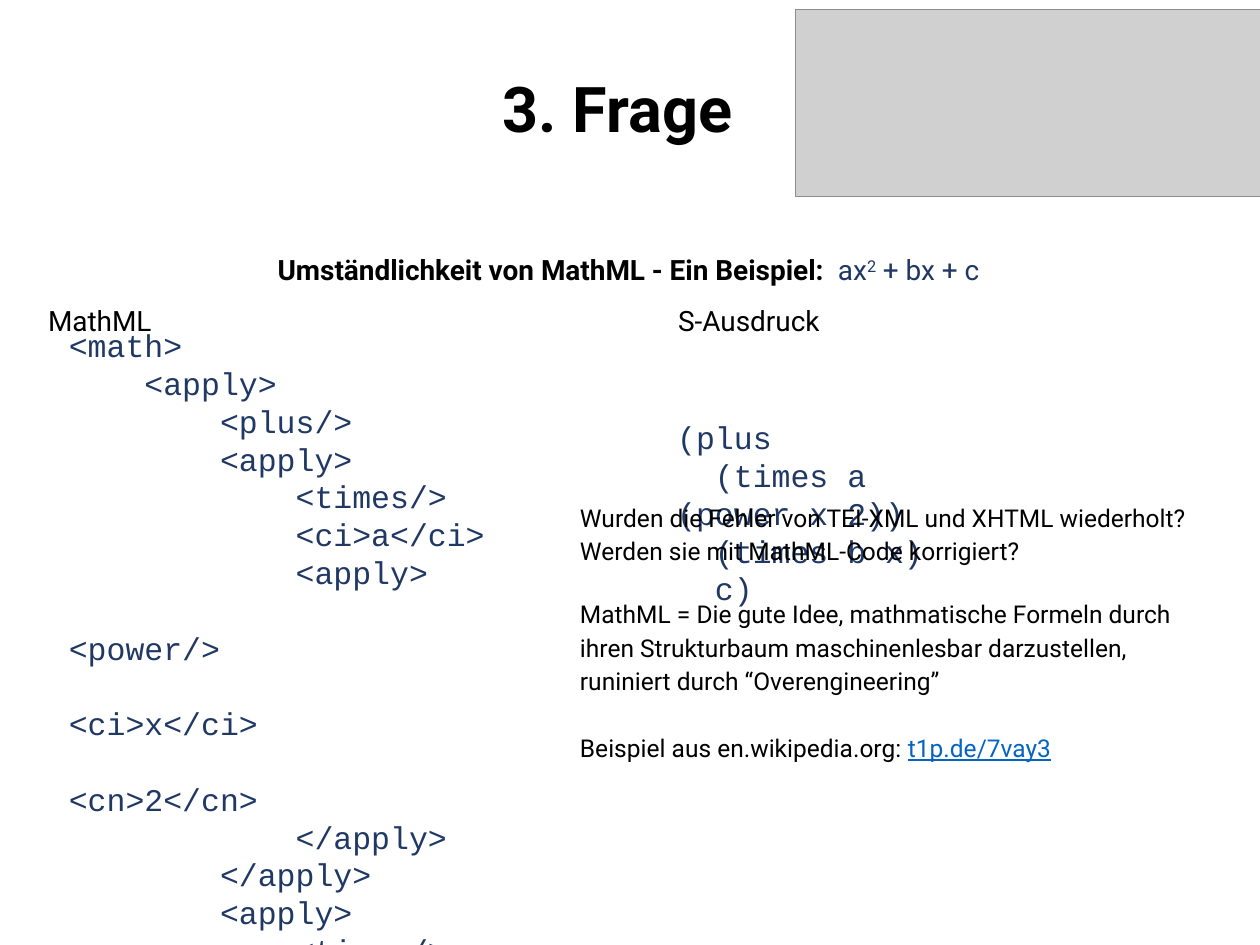
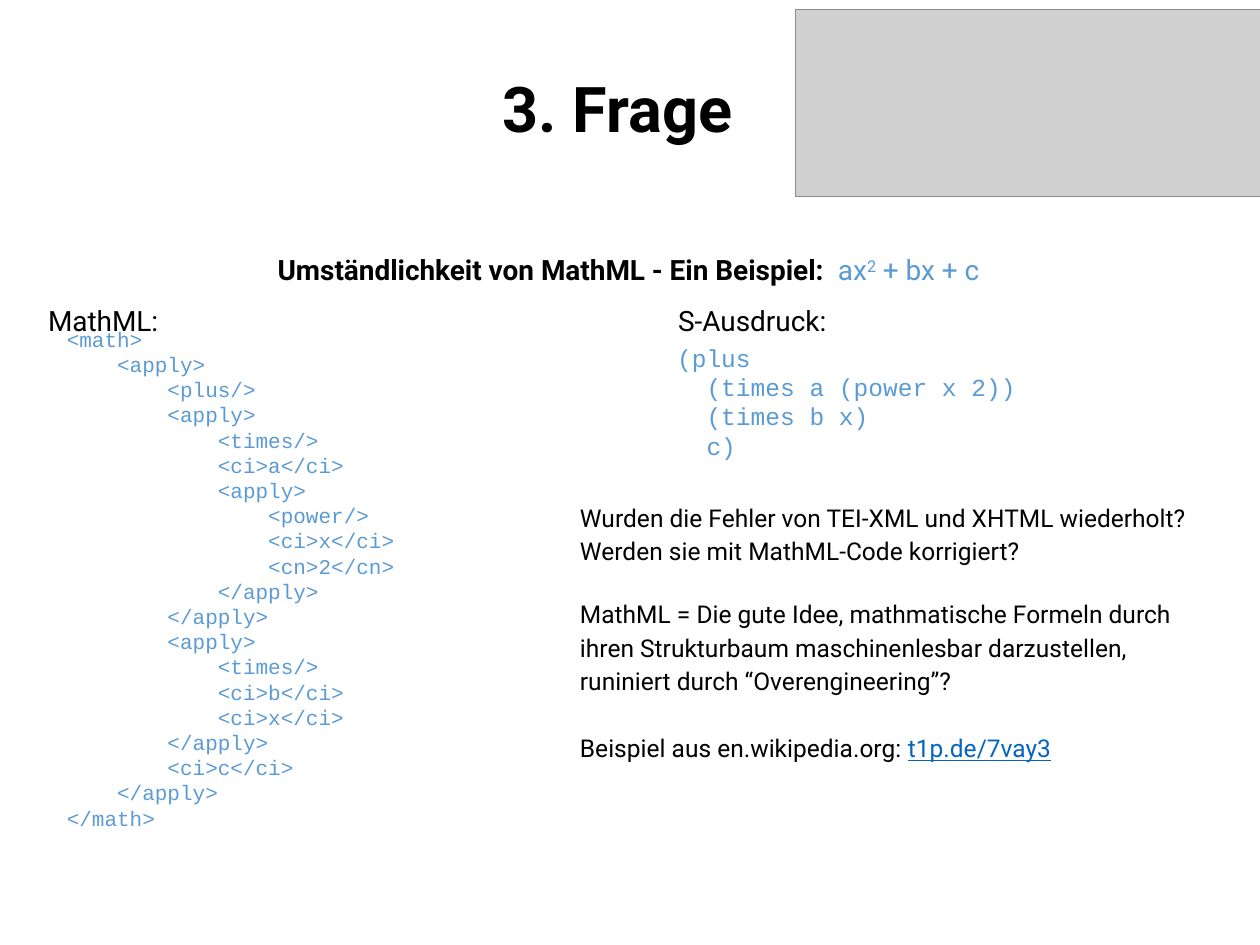
Before and after one commit to jecki/logicConverter, a slide deck: slide 10 of docs/Präsentation_dhmuc_23-02-13.pptx. Drawn at 1260x945 pixels with LibreOffice and Linux fonts; fonts in the diff are those of the drawing; grey boxes stand for pictures; background and template pictures are left out. Boxes give left, top, right and bottom in pixels: in the first picture for what was removed or moved away, otherwise in the second. Text is boxed around its words. In the diff, an @@ line names an element or a change of style, - is before the commit and + after.

```diff
--- a/docs/Präsentation_dhmuc_23-02-13.pptx
+++ b/docs/Präsentation_dhmuc_23-02-13.pptx
@@ text at (x1=278, y1=259, x2=980, y2=286): text colour #203864 to #5B9BD5 in "ax2 + bx + c" @@
@@ text at (x1=48, y1=310, x2=826, y2=338): text changed @@
-MathML S-Ausdruck
+MathML: S-Ausdruck:
@@ text "<math>" at (x1=67, y1=332, x2=394, y2=826): size 18 to 12 pt, text colour #203864 to #5B9BD5 @@
@@ text "(plus" at (x1=677, y1=349, x2=1015, y2=460): size 18 to 14 pt, text colour #203864 to #5B9BD5 @@
@@ text at (x1=580, y1=604, x2=1171, y2=695): text changed @@
-MathML = Die gute Idee, mathmatische Formeln durch ihren Strukturbaum maschinenlesbar darzustellen, runiniert durch “Overengineering”
+MathML = Die gute Idee, mathmatische Formeln durch ihren Strukturbaum maschinenlesbar darzustellen, runiniert durch “Overengineering”?
```
Also in this commit, not shown: 5 other slides changed, 1 slide added, 1 other file.
